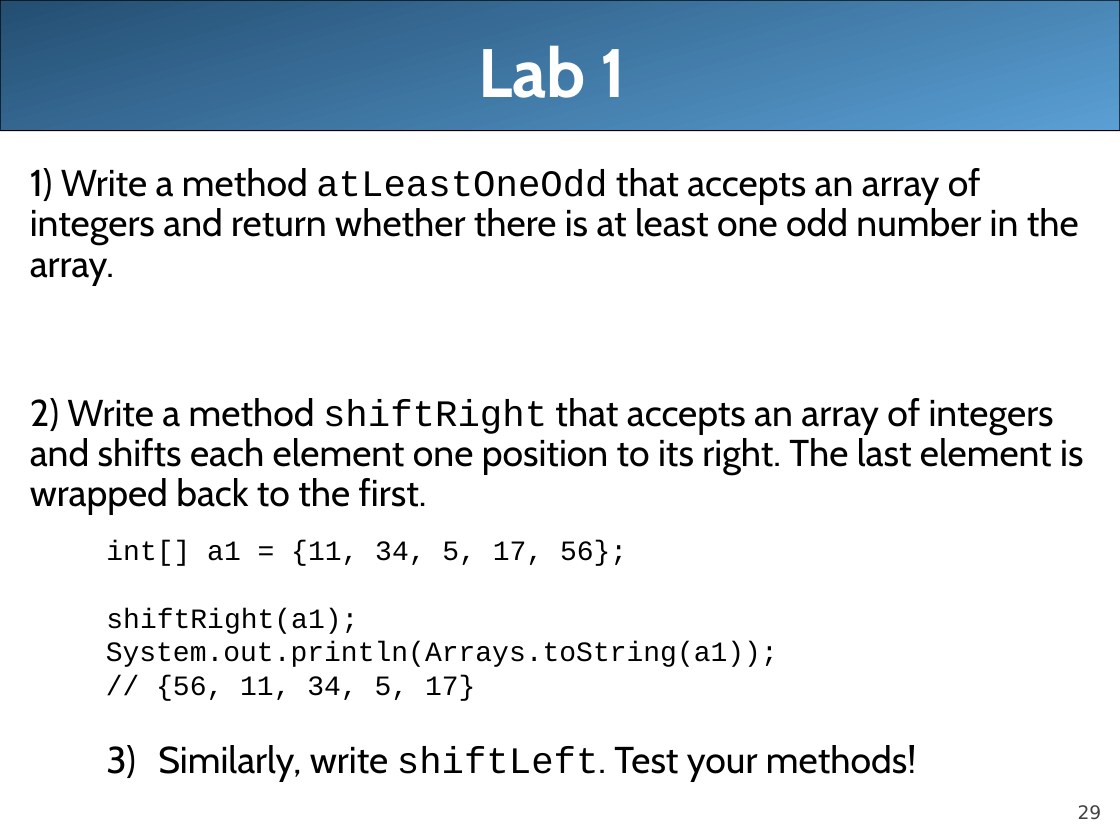
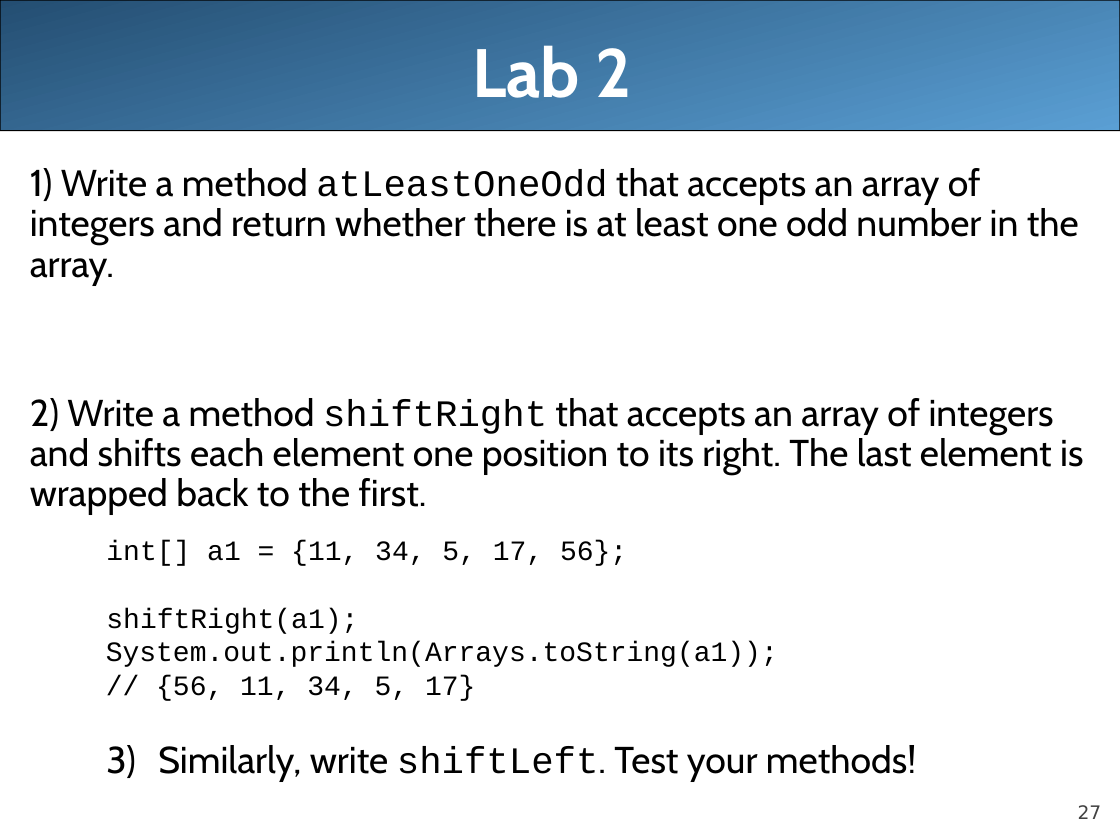
Before and after one commit to LongBaoNguyen/longbaonguyen.github.io, a slide deck: slide 27 of courses/apcsa/lecture17.ppt (slide 29 before the commit). Drawn at 1120x840 pixels with LibreOffice and Linux fonts; fonts in the diff are those of the drawing. Boxes give left, top, right and bottom in pixels: in the first picture for what was removed or moved away, otherwise in the second. Text is boxed around its words. In the diff, an @@ line names an element or a change of style, - is before the commit and + after.

```diff
--- a/courses/apcsa/lecture17.ppt
+++ b/courses/apcsa/lecture17.ppt
@@ title at (473, 45, 631, 98): text changed @@
-Lab 1
+Lab 2
@@ page number at (1078, 805, 1102, 819): text changed @@
-29
+27
```
Also in this commit, not shown: 2 other slides changed, 1 slide added, 3 slides removed, 7 other files.
